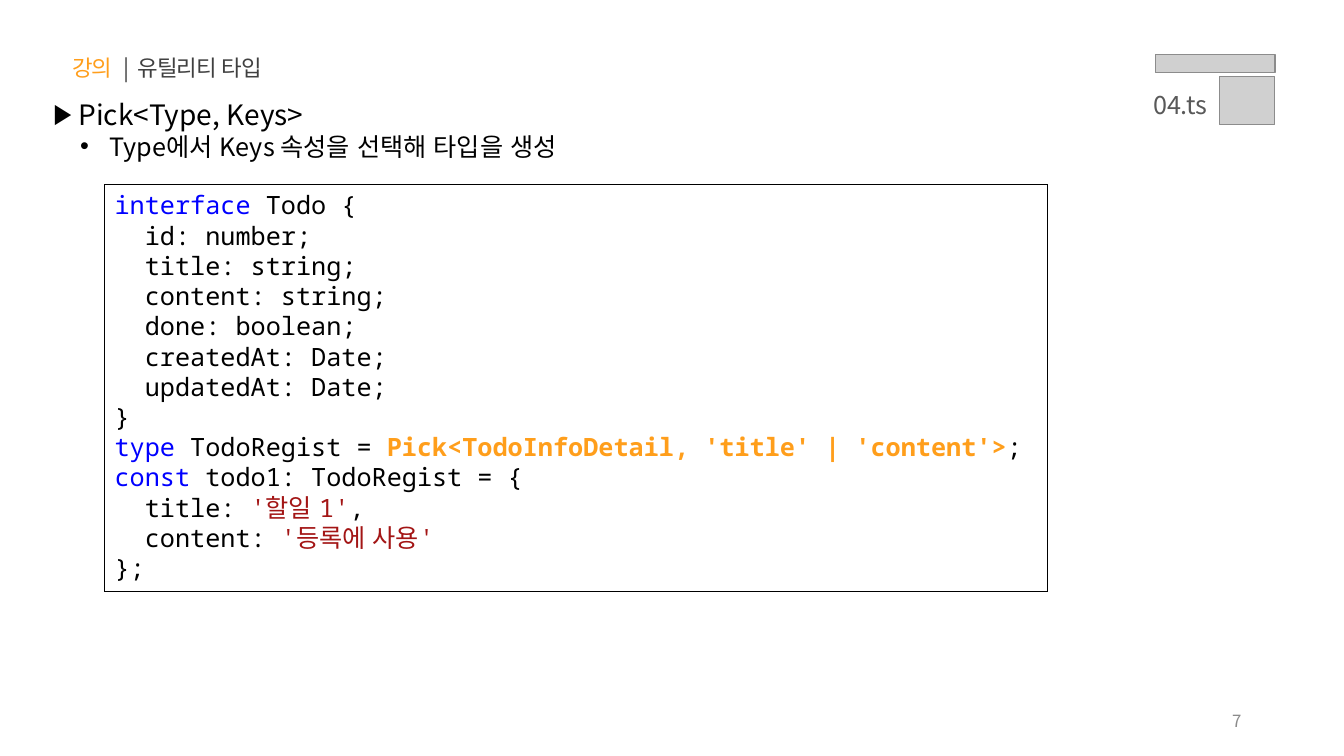
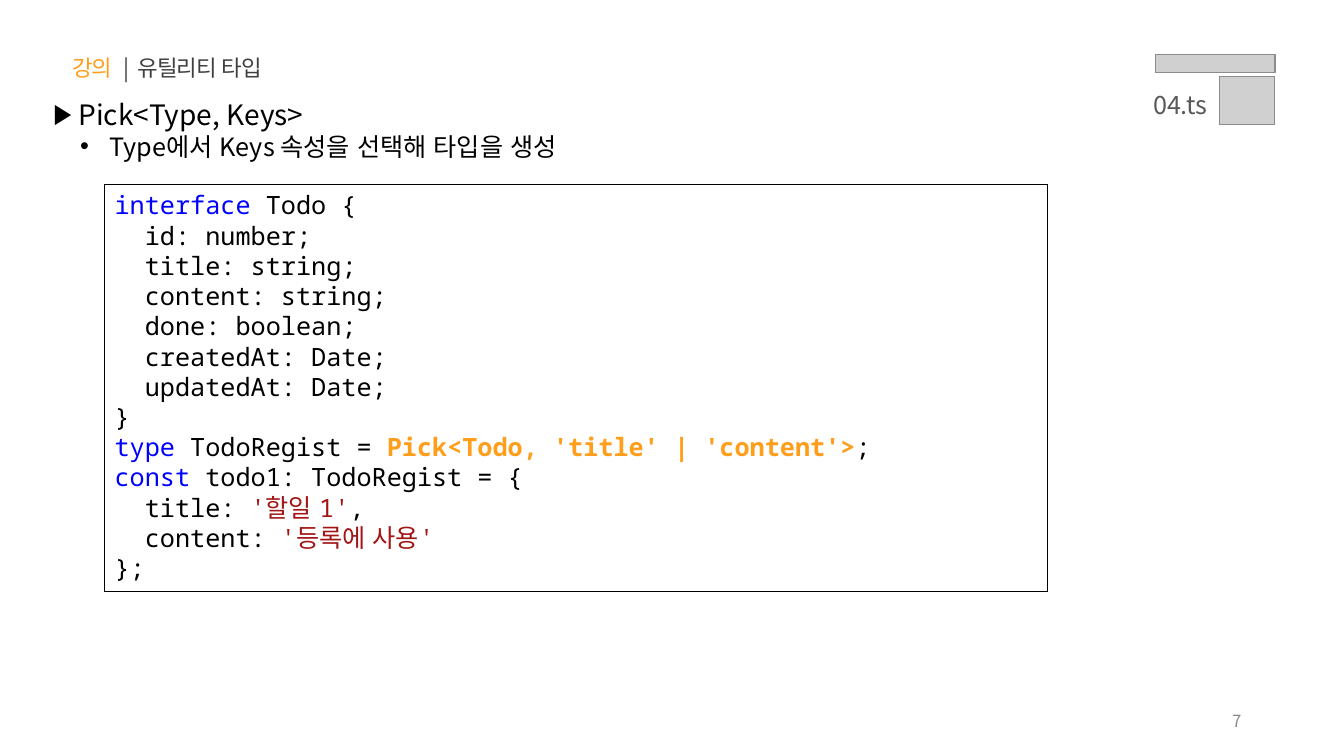
Before and after one commit to uzoolove/FESP02-typescript, a slide deck: slide 7 of PPT/03.타입스크립트 - 타입 관련 문법.pptx. Drawn at 1344x756 pixels with LibreOffice and Linux fonts; fonts in the diff are those of the drawing; grey boxes stand for pictures. Boxes give left, top, right and bottom in pixels: in the first picture for what was removed or moved away, otherwise in the second. Text is boxed around its words. In the diff, an @@ line names an element or a change of style, - is before the commit and + after.

```diff
--- a/PPT/03.타입스크립트 - 타입 관련 문법.pptx
+++ b/PPT/03.타입스크립트 - 타입 관련 문법.pptx
@@ text in rectangle at [115, 436, 870, 462]: text changed @@
-}
-type TodoRegist = Pick<TodoInfoDetail, 'title' | 'content'>;
+}
+type TodoRegist = Pick<Todo, 'title' | 'content'>;
```
